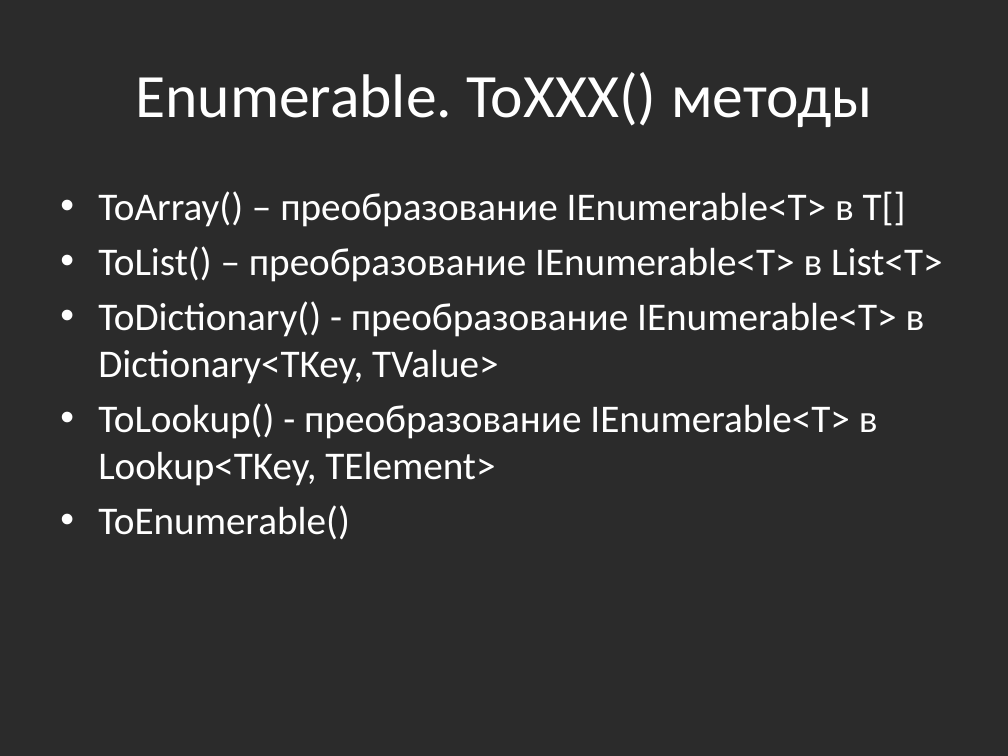
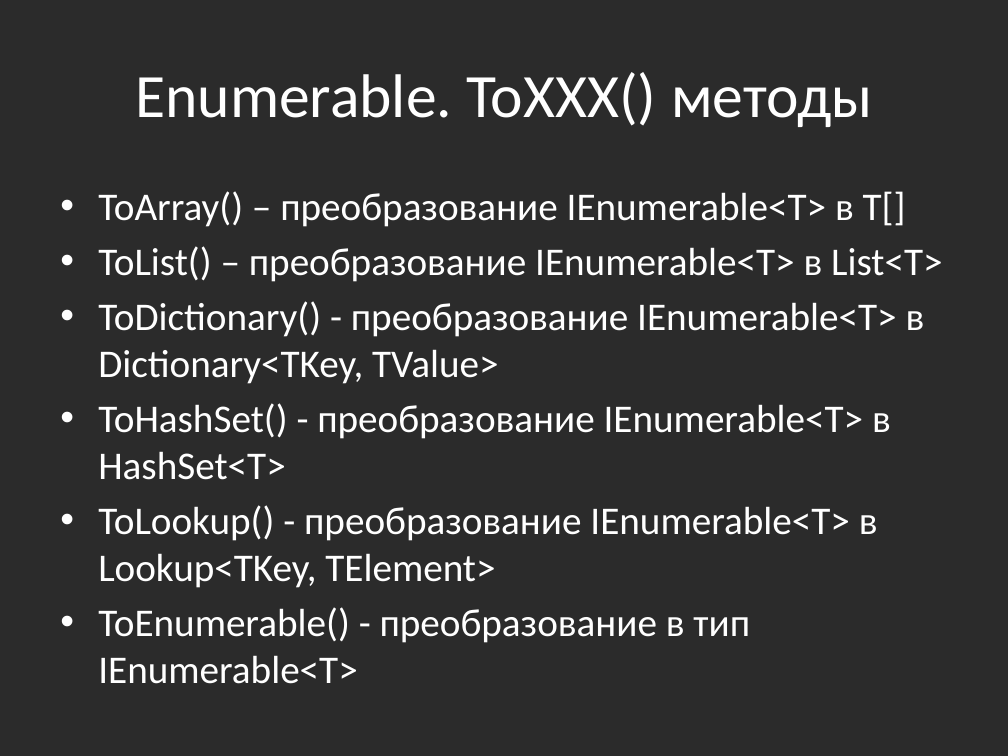
Before and after one commit to bazile/Training, a slide deck: slide 43 of Presentation/lesson-11-linq.pptx. Drawn at 1008x756 pixels with LibreOffice and Linux fonts; fonts in the diff are those of the drawing; background and template pictures are left out; a plain dark background stands for a picture behind light text. Boxes give left, top, right and bottom in pixels: in the first picture for what was removed or moved away, otherwise in the second. Text is boxed around its words. In the diff, an @@ line names an element or a change of style, - is before the commit and + after.

Commit message:
Add ToHashSet and TryGetNonEnumeratedCount

```diff
--- a/Presentation/lesson-11-linq.pptx
+++ b/Presentation/lesson-11-linq.pptx
@@ text at box(98, 403, 891, 480): paragraph added @@
+• ToHashSet() - преобразование IEnumerable<T> в HashSet<T>
@@ text at box(98, 607, 750, 684): text changed @@
-• ToEnumerable()
+• ToEnumerable() - преобразование в тип IEnumerable<T>
```
Also in this commit, not shown: 2 other slides changed.
